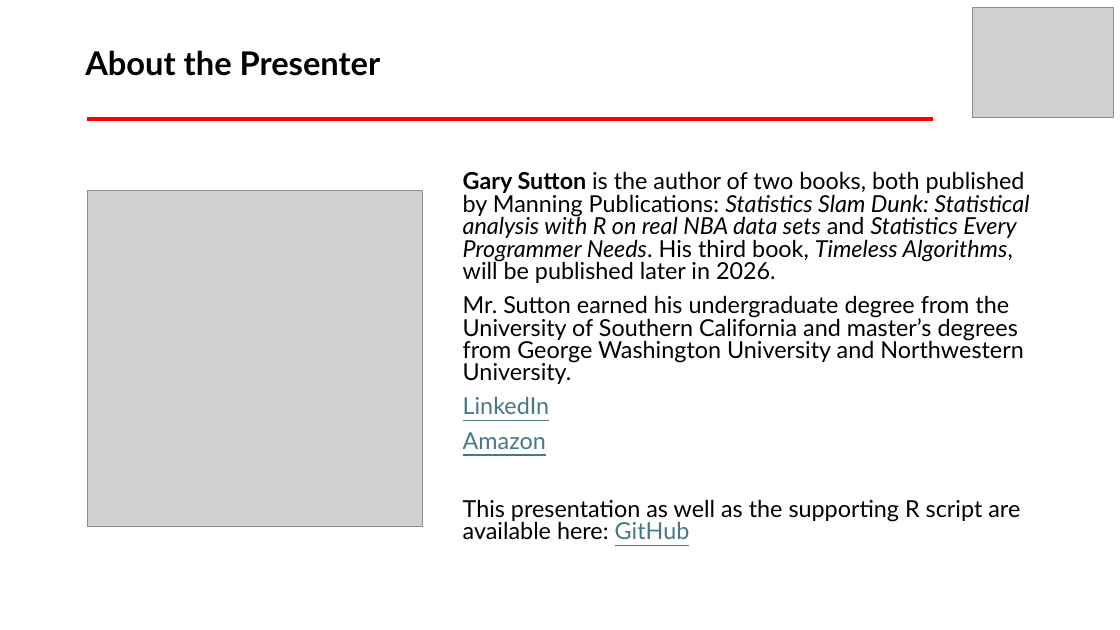
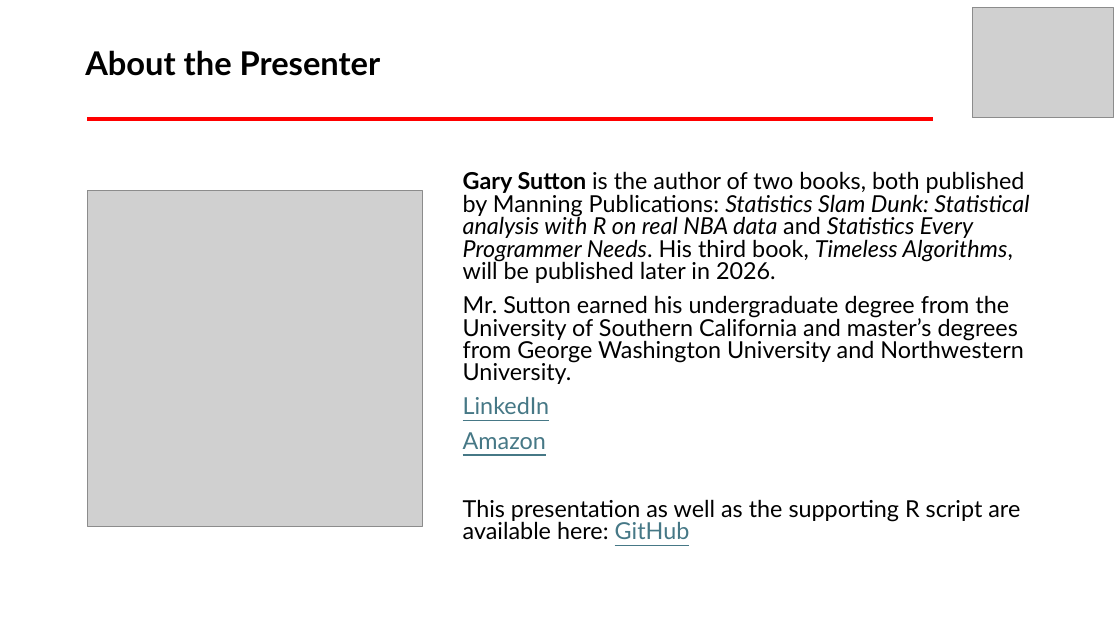
Before and after one commit to garysutton/2026useR, a slide deck: slide 12 of useR.pptx. Drawn at 1120x630 pixels with LibreOffice and Linux fonts; fonts in the diff are those of the drawing; grey boxes stand for pictures. Boxes give left, top, right and bottom in pixels: in the first picture for what was removed or moved away, otherwise in the second. Text is boxed around its words. In the diff, an @@ line names an element or a change of style, - is before the commit and + after.

```diff
--- a/useR.pptx
+++ b/useR.pptx
@@ text at box(463, 171, 1029, 283): text changed @@
-Gary Sutton is the author of two books, both published by Manning Publications: Statistics Slam Dunk: Statistical analysis with R on real NBA data sets and Statistics Every Programmer Needs. His third book, Timeless Algorithms, will be published later in 2026.
+Gary Sutton is the author of two books, both published by Manning Publications: Statistics Slam Dunk: Statistical analysis with R on real NBA data and Statistics Every Programmer Needs. His third book, Timeless Algorithms, will be published later in 2026.
```
